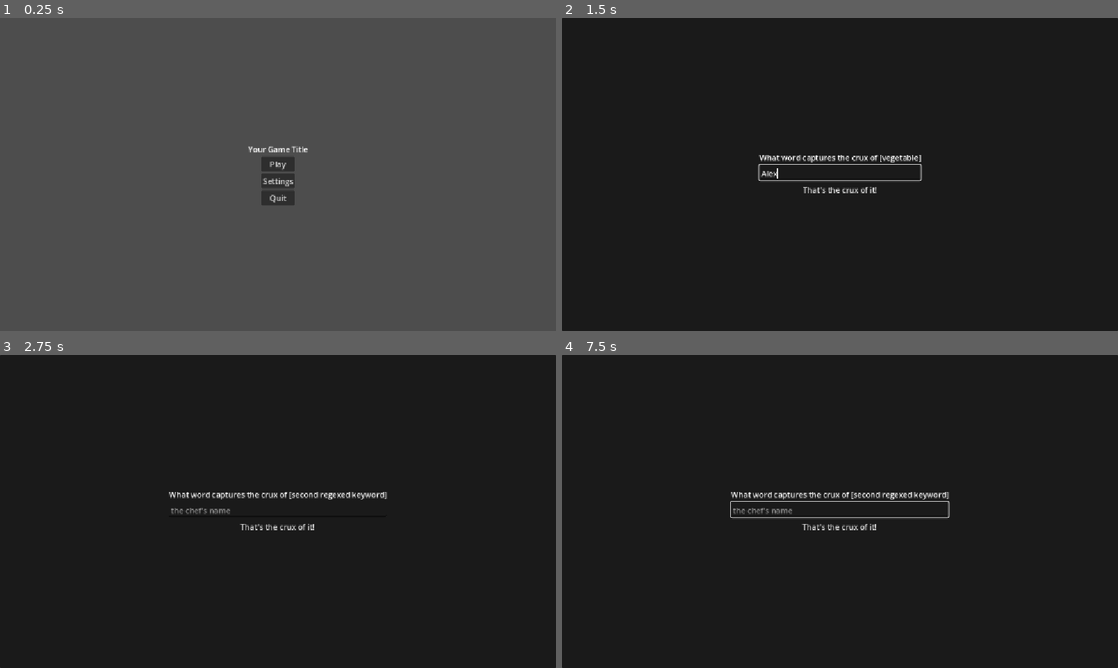
Above: before the commit, frames 1-4 (two rows, left to right).
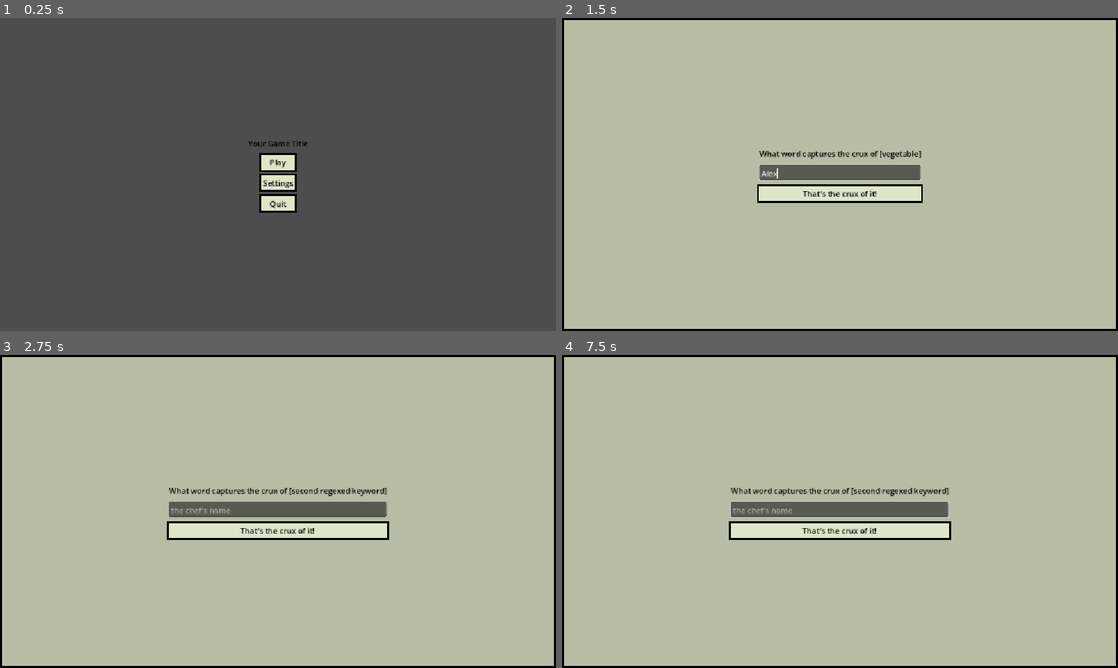
Above: after the commit, the same moments.

Repository: Lochi-dot-JPEG/crux
Game: Godot game, scene res://ui/title/title.tscn
The game is run twice, just before and just after one commit, with the same random seed, the same clock (stepped at 60 frames per second) and the same inputs.
Inputs (mouse positions are in pixels of both pictures, inside the frame that each line leads up to):
- Up to frame 1 (0.25 s): no input
- Up to frame 2 (1.5 s): click "Play" at 0.5 s; click (840, 171) at 1.27 s; type "Alex" at 1.35 s
- Up to frame 3 (2.75 s): click "That's the crux of it!" at 2 s
- Up to frame 4 (7.5 s): tap Enter at 2.75, 4.25, 5.75 s; move the mouse to (962, 495) at 2.77 s; hold D (right) 2.78-3.53 s; tap E (interact) at 2.85, 5.1, 7.35 s; click (962, 495) at 2.92 s; tap Space at 3.5, 5, 6.5 s; move the mouse to (728, 527) at 3.52 s; hold Down (down) 3.53-4.28 s; tap Alt at 3.6, 5.85 s; move the mouse to (895, 442) at 4.27 s; hold D (right) 4.28-5.03 s; tap Shift at 4.35, 6.6 s; move the mouse to (812, 574) at 5.02 s; hold W (up) 5.03-5.78 s; click (812, 574) at 5.17 s; move the mouse to (1006, 558) at 5.77 s; hold A (left) 5.78-7.28 s; move the mouse to (673, 464) at 6.52 s; move the mouse to (867, 511) at 7.27 s; hold Down (down) from 7.28 s (still down); click (867, 511) at 7.42 s

The runs differ from the first frame. In frame 1, 1.4% of the frame differs, in the area x 44-56%, y 39-63%; in frame 2, 100%; in frame 3, 100%, in the area x 0-100%, y 0-100%; in frame 4, 100%.

Commit message:
style theme

Diff:
--- a/ui/dialogue/dialogue.gd
+++ b/ui/dialogue/dialogue.gd
@@ -58,10 +58,9 @@
 	var converted_text = text
 
 	for key in Globals.loaded_save.keywords.keys():
-		print("key is " + key)
-		converted_text = converted_text.replace(key, "[color=yellow]"+ Globals.loaded_save.keywords[key] + "[/color]")
+		converted_text = converted_text.replace(key, "[color=red]"+ Globals.loaded_save.keywords[key] + "[/color]")
 
-	return converted_text # TODO
+	return converted_text
 
 
 func _get_character_name(character : CHARACTER) -> String:
--- a/ui/dialogue/dialogue.tscn
+++ b/ui/dialogue/dialogue.tscn
@@ -3,16 +3,12 @@
 [ext_resource type="Script" uid="uid://0k8onrk83e4w" path="res://ui/dialogue/dialogue.gd" id="1_8q5o4"]
 
 [sub_resource type="StyleBoxFlat" id="StyleBoxFlat_8q5o4"]
-content_margin_left = 0.0
-content_margin_top = 0.0
-content_margin_right = 0.0
-content_margin_bottom = 0.0
-bg_color = Color(0.101960786, 0.101960786, 0.101960786, 1)
-corner_radius_top_left = 3
-corner_radius_top_right = 3
-corner_radius_bottom_right = 3
-corner_radius_bottom_left = 3
-corner_detail = 5
+bg_color = Color(0.7175533, 0.74, 0.6438, 1)
+border_width_left = 4
+border_width_top = 4
+border_width_right = 4
+border_width_bottom = 4
+border_color = Color(0, 0, 0, 1)
 
 [node name="Dialogue" type="Control" unique_id=205847605]
 layout_mode = 3
@@ -60,7 +56,6 @@
 
 [node name="QuestionBox" type="PanelContainer" parent="." unique_id=1406485298]
 unique_name_in_owner = true
-visible = false
 layout_mode = 1
 anchors_preset = 15
 anchor_right = 1.0
--- a/ui/global_theme.tres
+++ b/ui/global_theme.tres
@@ -1,3 +1,12 @@
 [gd_resource type="Theme" format=3 uid="uid://bxroux3q0c77q"]
 
+[ext_resource type="StyleBox" uid="uid://bs6xmnpm8lu0l" path="res://ui/styleboxes/default_panel.tres" id="1_qbql7"]
+
 [resource]
+Button/colors/font_color = Color(0, 0, 0, 1)
+Button/styles/normal = ExtResource("1_qbql7")
+Label/colors/font_color = Color(0, 0, 0, 1)
+Panel/styles/panel = ExtResource("1_qbql7")
+PanelContainer/styles/panel = ExtResource("1_qbql7")
+RichTextLabel/colors/default_color = Color(0, 0, 0, 1)
+VBoxContainer/constants/separation = 12
--- /dev/null
+++ b/ui/styleboxes/default_panel.tres
@@ -0,0 +1,13 @@
+[gd_resource type="StyleBoxFlat" format=3 uid="uid://bs6xmnpm8lu0l"]
+
+[resource]
+bg_color = Color(0.8727, 0.9, 0.783, 1)
+border_width_left = 4
+border_width_top = 4
+border_width_right = 4
+border_width_bottom = 4
+border_color = Color(0, 0, 0, 1)
+expand_margin_left = 4.0
+expand_margin_top = 4.0
+expand_margin_right = 4.0
+expand_margin_bottom = 4.0
